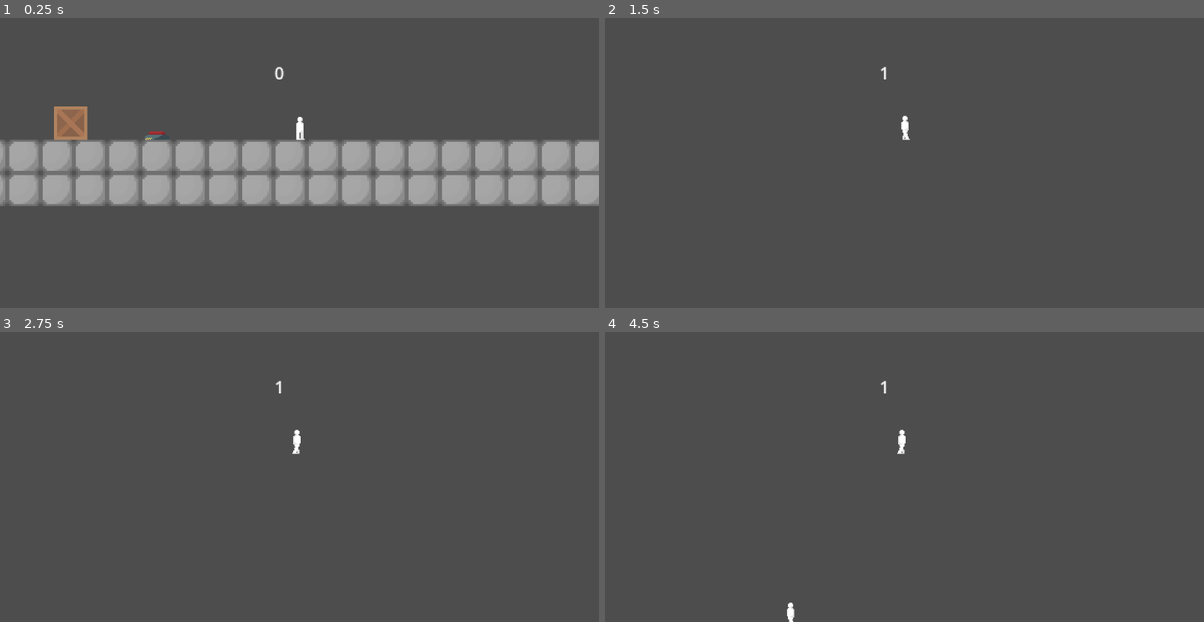
Above: before the commit, frames 1-4 (two rows, left to right).
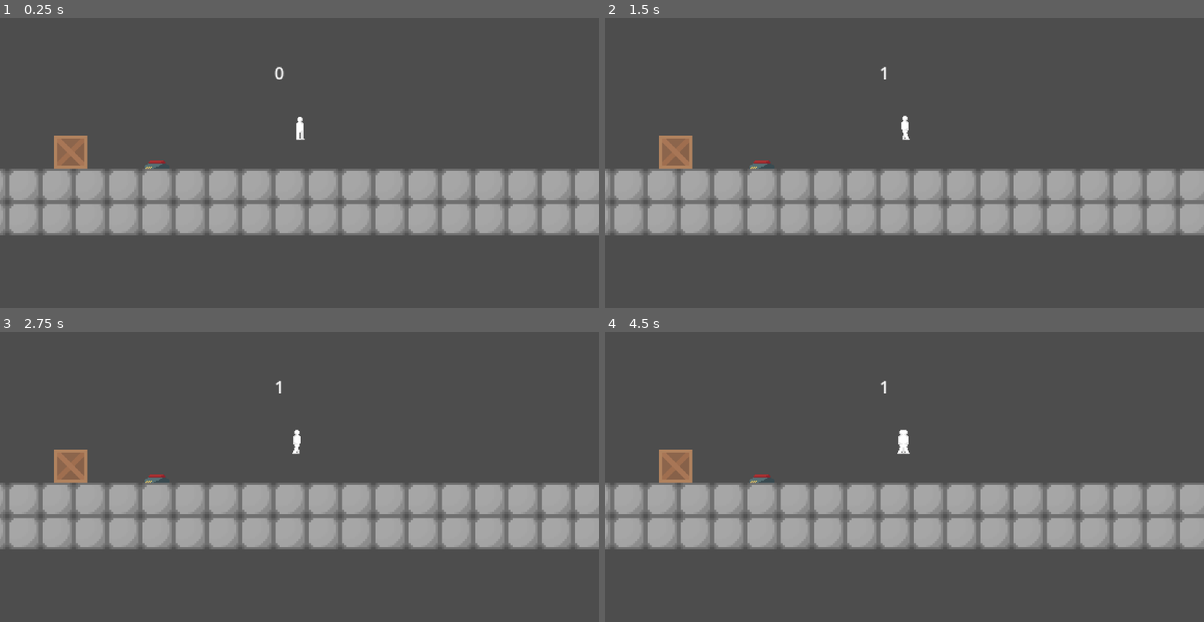
Above: after the commit, the same moments.

Repository: rafesholler/gmtk-2025
Game: Godot game, scene res://test_scene.tscn
The game is run twice, just before and just after one commit, with the same random seed, the same clock (stepped at 60 frames per second) and the same inputs.
Inputs (mouse positions are in pixels of both pictures, inside the frame that each line leads up to):
- Up to frame 1 (0.25 s): no input
- Up to frame 2 (1.5 s): tap Enter at 0.5 s; move the mouse to (1036, 122) at 0.52 s; hold W (jump) 0.53-1.28 s; hold D (move_right) from 0.53 s (still down); tap Space at 1.25 s; move the mouse to (784, 157) at 1.27 s; tap F (change_loop) at 1.35 s
- Up to frame 3 (2.75 s): tap W (jump) at 1.52, 1.55, 1.82 s; tap Enter at 2 s; move the mouse to (359, 378) at 2.02 s; release D (move_right) at 2.03 s; hold A (move_left) from 2.03 s (still down); hold W (jump) from 2.03 s (still down); tap C (delete_loop) at 2.1 s
- Up to frame 4 (4.5 s): tap Space at 2.75, 4.25 s; move the mouse to (874, 520) at 2.77 s; release A (move_left) at 2.78 s; release W (jump) at 2.78 s; hold D (move_right) 2.78-4.28 s; click (874, 520) at 2.85 s; tap W (jump) at 3.02, 3.05, 3.32 s; tap Enter at 3.5 s; move the mouse to (1084, 503) at 3.52 s; hold W (jump) 3.53-4.28 s; tap T (record_with_player) at 3.6 s; move the mouse to (724, 404) at 4.27 s; hold A (move_left) from 4.28 s (still down); tap R (toggle_record) at 4.35 s

The runs differ from the first frame. In frame 1, 24% of the frame differs, in the area x 0-100%, y 30-75%; in frame 2, 23%; in frame 3, 23%; in frame 4, 23%.

Commit message:
converted movement to state machine

Diff:
--- a/Player/afterimage.tscn
+++ b/Player/afterimage.tscn
@@ -72,4 +72,4 @@
 sprite_frames = SubResource("SpriteFrames_gll1n")
 animation = &"idle"
 autoplay = "idle"
-frame_progress = 0.709095
+frame_progress = 0.751593
--- a/Player/player.gd
+++ b/Player/player.gd
@@ -3,36 +3,24 @@
 
 var gravity = ProjectSettings.get_setting("physics/2d/default_gravity")
 
+@export var speed = 100
 @export var push_force = 200
 
-var is_afterimage = false
-
 func _process(delta: float) -> void:
-	if velocity.x != 0 and $AnimatedSprite2D.animation != "run":
+	var dir = Input.get_axis("move_left", "move_right")
+	if dir != 0 and $AnimatedSprite2D.animation != "run":
 		$AnimatedSprite2D.play("run")
-	elif velocity.x == 0 and $AnimatedSprite2D.animation != "idle":
+	elif dir == 0 and $AnimatedSprite2D.animation != "idle":
 		$AnimatedSprite2D.play("idle")
 
-	if velocity.x < 0 and not $AnimatedSprite2D.flip_h:
+	if dir < 0 and not $AnimatedSprite2D.flip_h:
 		$AnimatedSprite2D.flip_h = true
-	if velocity.x > 0 and $AnimatedSprite2D.flip_h:
+	if dir > 0 and $AnimatedSprite2D.flip_h:
 		$AnimatedSprite2D.flip_h = false
 
 
+
 func _physics_process(delta: float) -> void:
-	if is_afterimage:
-		move_and_slide()
-		return
-
-	velocity.x = Input.get_axis("move_left", "move_right") * 300
-
-	if Input.is_action_pressed("jump"):
-		velocity.y = -400
-
-	elif not is_on_floor():
-		velocity.y = gravity
-
-
 	if Input.is_action_just_pressed("toggle_record") or Input.is_action_just_pressed("record_with_player"):
 		if Input.is_action_just_pressed("record_with_player"):
 			LoopManager.add_loop_object(self)
--- a/Player/player.tscn
+++ b/Player/player.tscn
@@ -1,8 +1,13 @@
-[gd_scene load_steps=10 format=3 uid="uid://cf2nbw1l4orcf"]
+[gd_scene load_steps=16 format=3 uid="uid://cf2nbw1l4orcf"]
 
 [ext_resource type="Script" uid="uid://vejok7400jcd" path="res://Player/player.gd" id="1_l8h54"]
 [ext_resource type="Script" uid="uid://dxmffxw51dhku" path="res://Loop/loopable.gd" id="2_4ntmi"]
 [ext_resource type="Texture2D" uid="uid://cr6g0wnchyed0" path="res://Player/player.png" id="3_btcbx"]
+[ext_resource type="Script" uid="uid://dk2o0ibvh8kp4" path="res://Player/StateMachine/state_machine.gd" id="4_k53q1"]
+[ext_resource type="Script" uid="uid://dbgf047ynunmq" path="res://Player/idle.gd" id="5_k53q1"]
+[ext_resource type="Script" uid="uid://c3foq0y4ylluv" path="res://Player/run.gd" id="6_fhl08"]
+[ext_resource type="Script" uid="uid://ddy35x03yiq00" path="res://Player/jump.gd" id="7_vtle1"]
+[ext_resource type="Script" uid="uid://cr7hm48hjbb3f" path="res://Player/fall.gd" id="8_od3ui"]
 
 [sub_resource type="RectangleShape2D" id="RectangleShape2D_4ntmi"]
 size = Vector2(7, 21)
@@ -51,6 +56,9 @@
 "speed": 6.0
 }]
 
+[sub_resource type="CircleShape2D" id="CircleShape2D_btcbx"]
+radius = 10.5119
+
 [node name="Player" type="CharacterBody2D"]
 collision_layer = 2
 collision_mask = 5
@@ -84,4 +92,40 @@
 sprite_frames = SubResource("SpriteFrames_od3ui")
 animation = &"idle"
 autoplay = "idle"
-frame_progress = 0.407996
+frame_progress = 0.917079
+
+[node name="PullRange" type="Area2D" parent="."]
+
+[node name="CollisionShape2D" type="CollisionShape2D" parent="PullRange"]
+position = Vector2(0.5, -10.5)
+shape = SubResource("CircleShape2D_btcbx")
+
+[node name="StateMachine" type="Node2D" parent="."]
+script = ExtResource("4_k53q1")
+metadata/_custom_type_script = "uid://dk2o0ibvh8kp4"
+
+[node name="Idle" type="Node2D" parent="StateMachine" node_paths=PackedStringArray("target")]
+script = ExtResource("5_k53q1")
+target = NodePath("../..")
+
+[node name="Run" type="Node2D" parent="StateMachine" node_paths=PackedStringArray("target")]
+script = ExtResource("6_fhl08")
+target = NodePath("../..")
+
+[node name="Jump" type="Node2D" parent="StateMachine" node_paths=PackedStringArray("target")]
+script = ExtResource("7_vtle1")
+target = NodePath("../..")
+
+[node name="JumpHoldTimer" type="Timer" parent="StateMachine/Jump"]
+
+[node name="Fall" type="Node2D" parent="StateMachine" node_paths=PackedStringArray("target")]
+script = ExtResource("8_od3ui")
+target = NodePath("../..")
+
+[node name="Label2" type="Label" parent="."]
+offset_left = -18.0
+offset_top = -46.0
+offset_right = 22.0
+offset_bottom = -23.0
+
+[connection signal="timeout" from="StateMachine/Jump/JumpHoldTimer" to="StateMachine/Jump" method="_on_jump_hold_timer_timeout"]
--- a/test_scene.tscn
+++ b/test_scene.tscn
@@ -23,13 +23,6 @@
 
 [node name="TestScene" type="Node2D"]
 
-[node name="ColorRect" type="ColorRect" parent="."]
-visible = false
-offset_left = 6.0
-offset_top = 340.0
-offset_right = 1154.0
-offset_bottom = 380.0
-
 [node name="Player" parent="." instance=ExtResource("1_uhqqe")]
 position = Vector2(633, 324)
 
